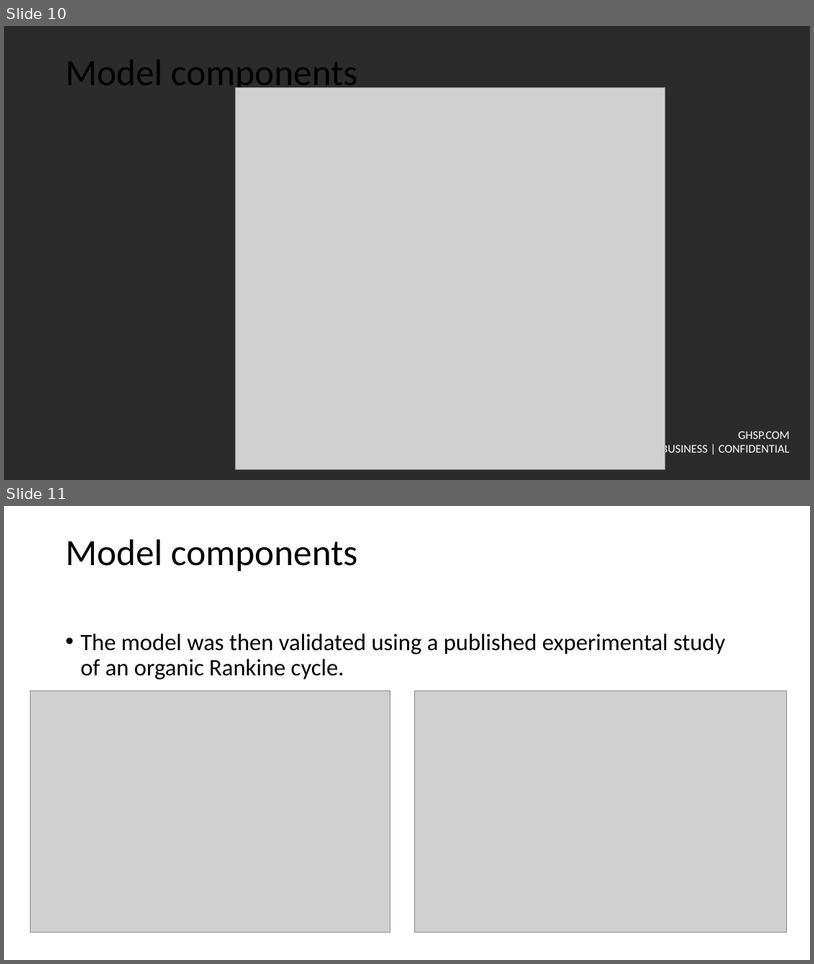
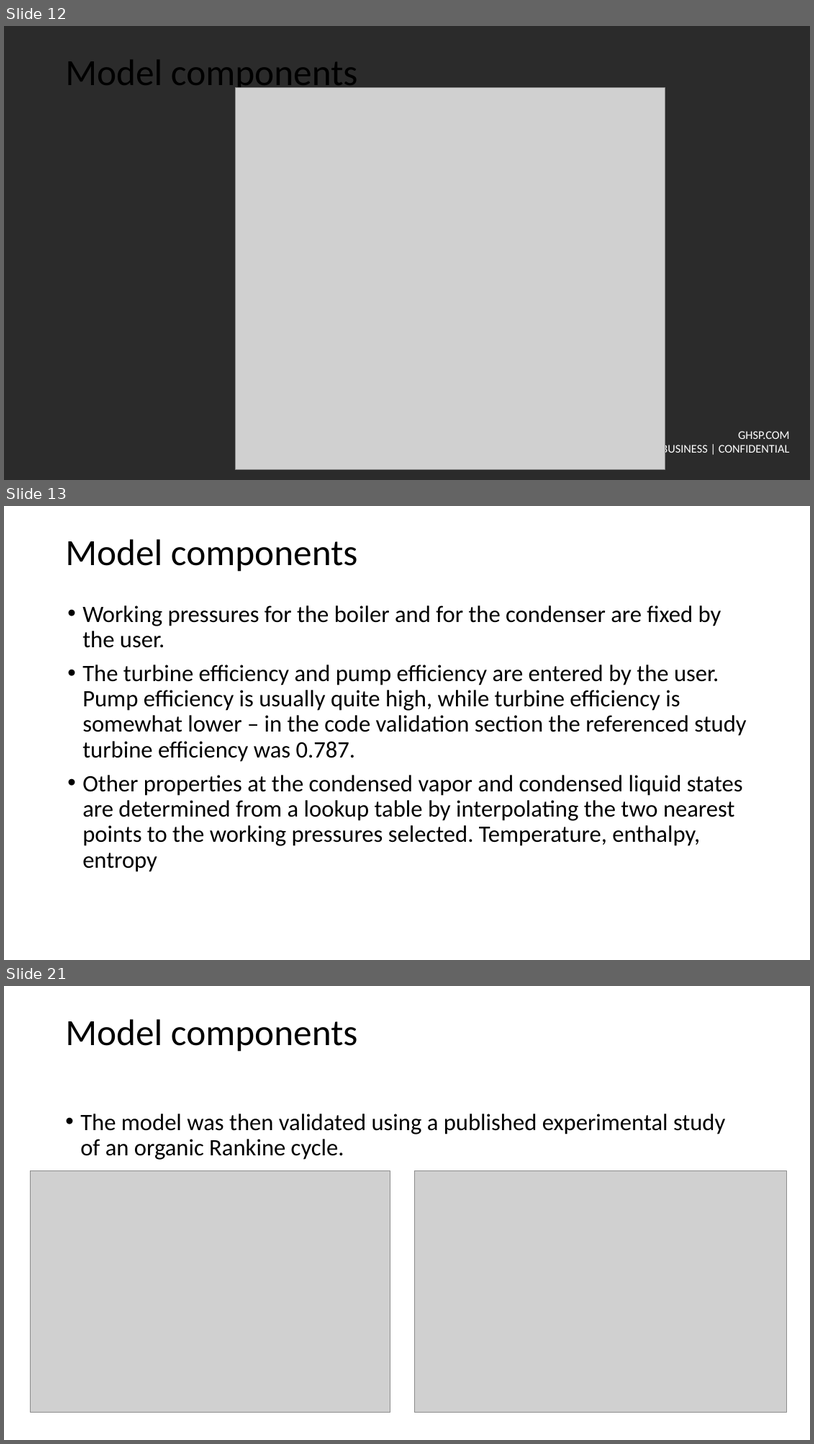
Before and after one commit to gmclapp/Masters_Thesis, a slide deck: Final/Project defense presentation.pptx. Shown one above the other, each under a label of ours: slides 10 and 11 before the commit, slides 12, 13 and 21 after it; the slides between them are not shown. The pictures are 814x964 and 814x1444 pixels, drawn with LibreOffice and Linux fonts; fonts in the diff are those of the drawing; grey boxes stand for pictures; background and template pictures are left out; a plain dark background stands for a picture behind light text. Boxes give left, top, right and bottom in pixels: in the first picture for what was removed or moved away, otherwise in the second. Text is boxed around its words. In the diff, an @@ line names an element or a change of style, - is before the commit and + after.

```diff
--- a/Final/Project defense presentation.pptx
+++ b/Final/Project defense presentation.pptx
@@ slide 13 added at (x1=4, y1=506, x2=810, y2=960), background picture (left out); not listed: 1 template element that a slide beside it also shows @@
@@ title added at (x1=65, y1=539, x2=358, y2=572), 44 pt, text #000000 @@
+Model components
@@ text added at (x1=82, y1=605, x2=746, y2=872), 28 pt, text #000000 @@
+• Working pressures for the boiler and for the condenser are fixed by the user.
+• The turbine efficiency and pump efficiency are entered by the user. Pump efficiency is usually quite high, while turbine efficiency is somewhat lower – in the code validation section the referenced study turbine efficiency was 0.787.
+• Other properties at the condensed vapor and condensed liquid states are determined from a lookup table by interpolating the two nearest points to the working pressures selected. Temperature, enthalpy, entropy
@@ what was slide 10 is now slide 12 @@
@@ what was slide 11 is now slide 21 @@
```
Also in this commit, not shown: 9 other slides added.
